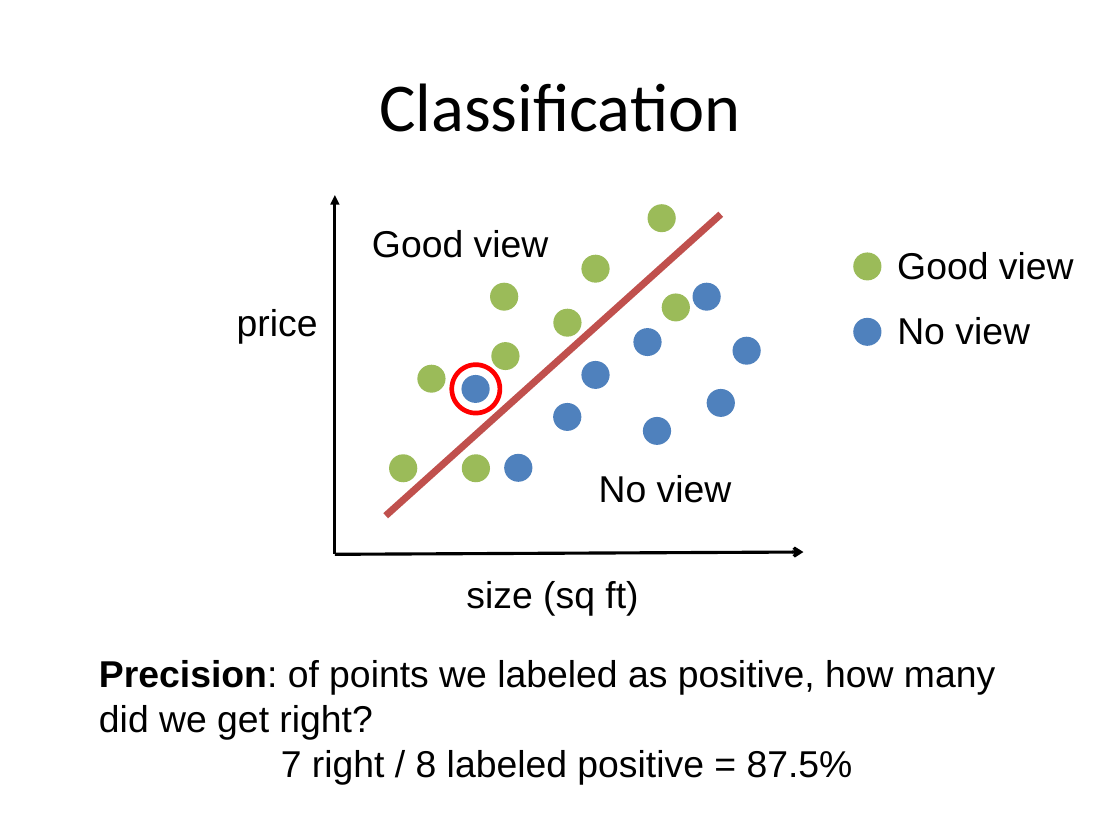
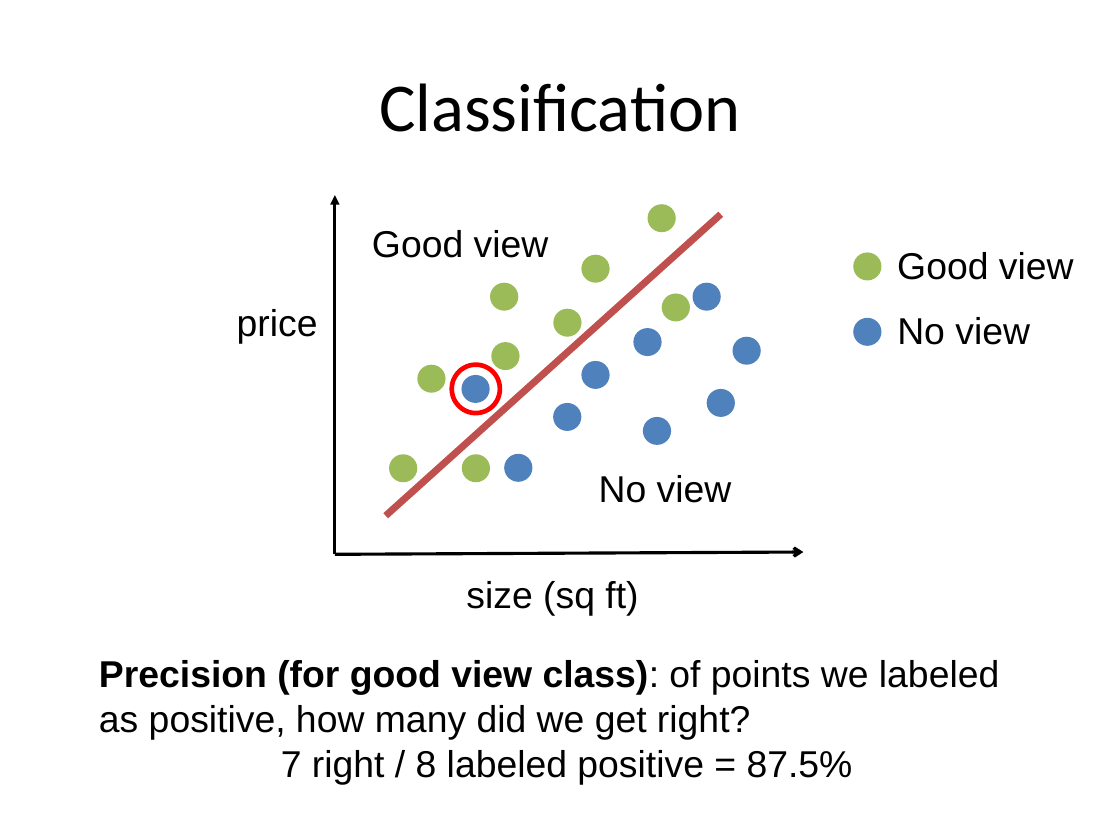
Before and after one commit to aloksharma1993/techfest-ml-tutorial, a slide deck: slide 16 of Techfest_ML.pptx. Drawn at 1120x840 pixels with LibreOffice and Linux fonts; fonts in the diff are those of the drawing. Boxes give left, top, right and bottom in pixels: in the first picture for what was removed or moved away, otherwise in the second. Text is boxed around its words. In the diff, an @@ line names an element or a change of style, - is before the commit and + after.

```diff
--- a/Techfest_ML.pptx
+++ b/Techfest_ML.pptx
@@ text at (x1=99, y1=660, x2=999, y2=740): text changed @@
-Precision: of points we labeled as positive, how many did we get right?
+Precision (for good view class): of points we labeled as positive, how many did we get right?
```
Also in this commit, not shown: 11 other slides changed, 3 slides added.
